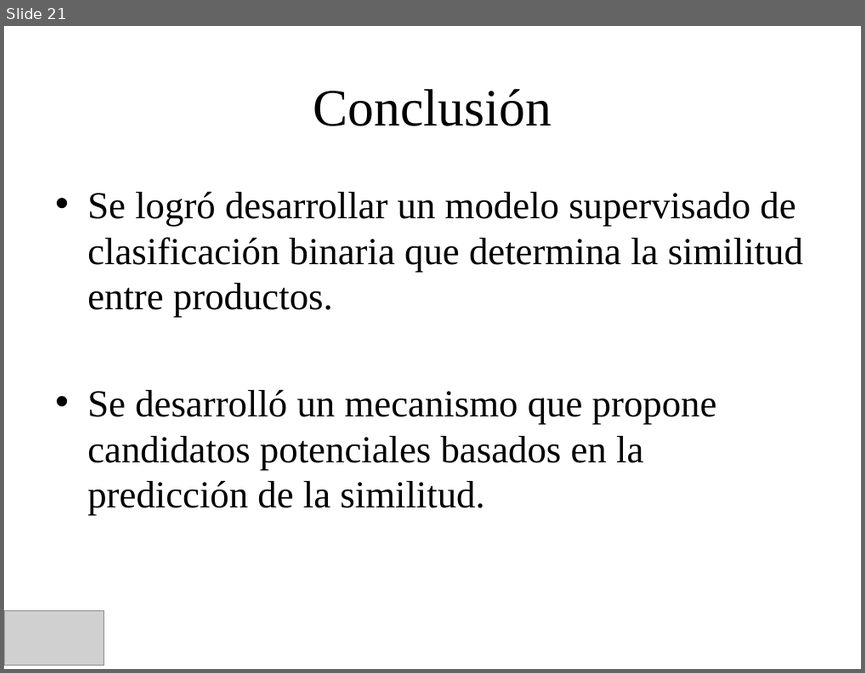
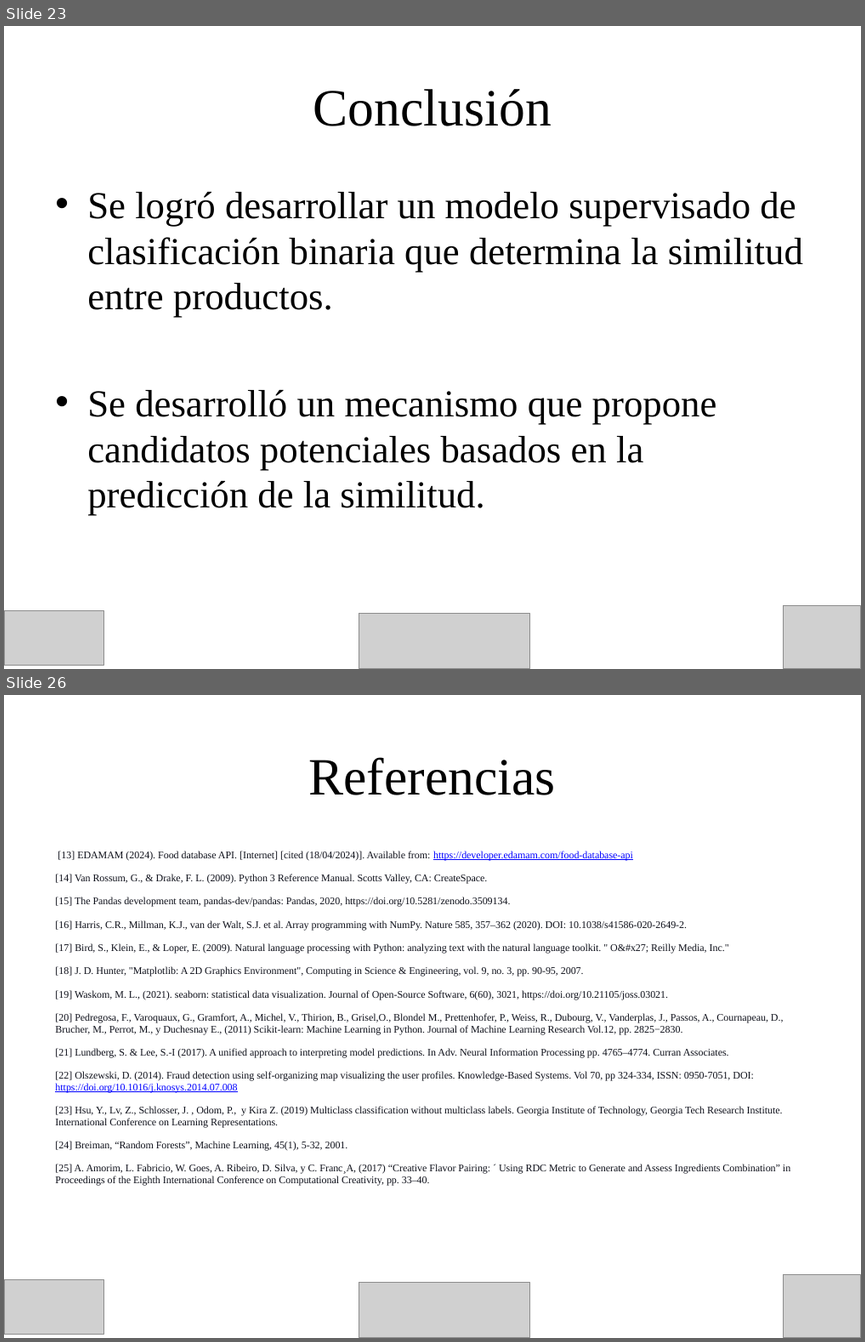
Before and after one commit to KalebAvila/ingenieria_en_alimentos, a slide deck: ai_in_food/references/comia/Generacion_de_Sustitutos_Alimentarios_Mediante_IA_Presentation.pptx. Shown one above the other, each under a label of ours: slide 21 before the commit, slides 23 and 26 after it; the slides between them are not shown. The pictures are 865x673 and 865x1342 pixels, drawn with LibreOffice and Linux fonts; fonts in the diff are those of the drawing; grey boxes stand for pictures. Boxes give left, top, right and bottom in pixels: in the first picture for what was removed or moved away, otherwise in the second. Text is boxed around its words. In the diff, an @@ line names an element or a change of style, - is before the commit and + after.

Commit message:
Incluir más documentos de referencia.

```diff
--- a/ai_in_food/references/comia/Generacion_de_Sustitutos_Alimentarios_Mediante_IA_Presentation.pptx
+++ b/ai_in_food/references/comia/Generacion_de_Sustitutos_Alimentarios_Mediante_IA_Presentation.pptx
@@ slide 26 added at bbox=[4, 695, 861, 1338], background #FFFFFF @@
@@ title added at bbox=[309, 757, 556, 795], 44 pt, text #000000 @@
+Referencias
@@ text added at bbox=[55, 851, 790, 1185], 8.6 pt, text #0E101A @@
+[13] EDAMAM (2024). Food database API. [Internet] [cited (18/04/2024)]. Available from: https://developer.edamam.com/food-database-api
+[14] Van Rossum, G., & Drake, F. L. (2009). Python 3 Reference Manual. Scotts Valley, CA: CreateSpace.
+[15] The Pandas development team, pandas-dev/pandas: Pandas, 2020, https://doi.org/10.5281/zenodo.3509134.
+[16] Harris, C.R., Millman, K.J., van der Walt, S.J. et al. Array programming with NumPy. Nature 585, 357–362 (2020). DOI: 10.1038/s41586-020-2649-2.
+[17] Bird, S., Klein, E., & Loper, E. (2009). Natural language processing with Python: analyzing text with the natural language toolkit. " O&#x27; Reilly Media, Inc."
+[18] J. D. Hunter, "Matplotlib: A 2D Graphics Environment", Computing in Science & Engineering, vol. 9, no. 3, pp. 90-95, 2007.
+[19] Waskom, M. L., (2021). seaborn: statistical data visualization. Journal of Open-Source Software, 6(60), 3021, https://doi.org/10.21105/joss.03021.
+[20] Pedregosa, F., Varoquaux, G., Gramfort, A., Michel, V., Thirion, B., Grisel,O., Blondel M., Prettenhofer, P., Weiss, R., Dubourg, V., Vanderplas, J., Passos, A., Cournapeau, D., Brucher, M., Perrot, M., y Duchesnay E., (2011) Scikit-learn: Machine Learning in Python. Journal of Machine Learning Research Vol.12, pp. 2825−2830.
+[21] Lundberg, S. & Lee, S.-I (2017). A unified approach to interpreting model predictions. In Adv. Neural Information Processing pp. 4765–4774. Curran Associates.
+[22] Olszewski, D. (2014). Fraud detection using self-organizing map visualizing the user profiles. Knowledge-Based Systems. Vol 70, pp 324-334, ISSN: 0950-7051, DOI: https://doi.org/10.1016/j.knosys.2014.07.008
+[23] Hsu, Y., Lv, Z., Schlosser, J. , Odom, P., y Kira Z. (2019) Multiclass classification without multiclass labels. Georgia Institute of Technology, Georgia Tech Research Institute. International Conference on Learning Representations.
+[24] Breiman, “Random Forests”, Machine Learning, 45(1), 5-32, 2001.
+[25] A. Amorim, L. Fabricio, W. Goes, A. Ribeiro, D. Silva, y C. Franc¸A, (2017) “Creative Flavor Pairing: ´ Using RDC Metric to Generate and Assess Ingredients Combination” in Proceedings of the Eighth International Conference on Computational Creativity, pp. 33–40.
@@ picture added at bbox=[4, 1279, 103, 1333] @@
@@ picture added at bbox=[783, 1274, 861, 1338] @@
@@ picture added at bbox=[358, 1281, 529, 1338] @@
@@ what was slide 21 is now slide 23 @@
@@ slide 23 changed as well @@
@@ picture added at bbox=[783, 605, 861, 669] @@
@@ picture added at bbox=[358, 612, 529, 669] @@
```
Also in this commit, not shown: 18 other slides changed, 6 other slides added, 2 slides removed, 16 other files.
